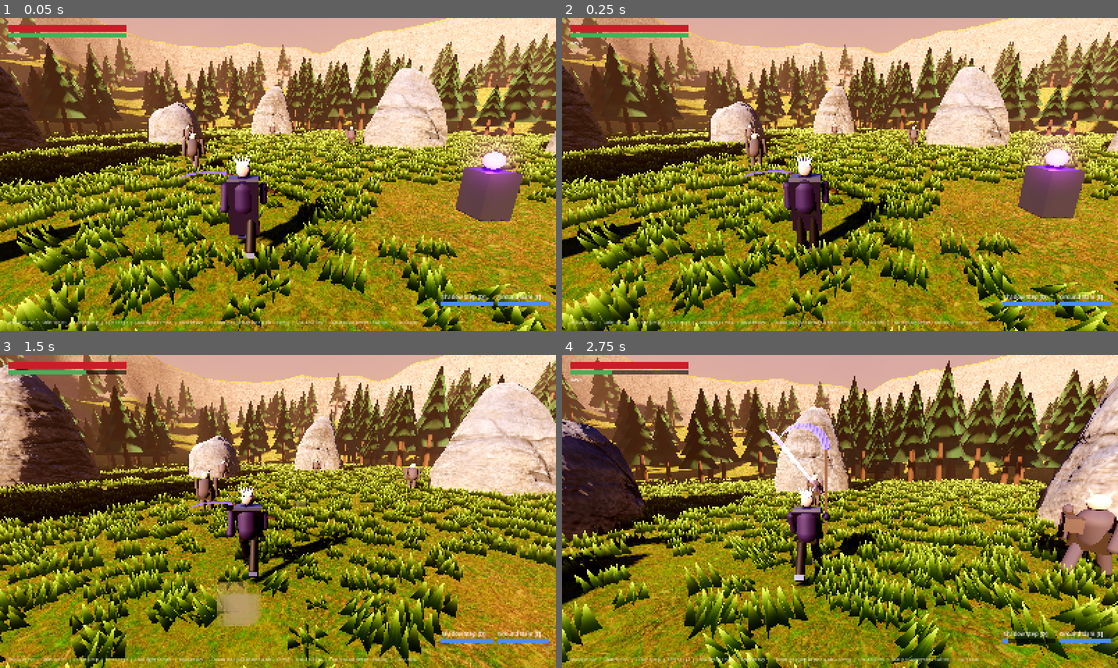
Above: before the commit, frames 1-4 (two rows, left to right).
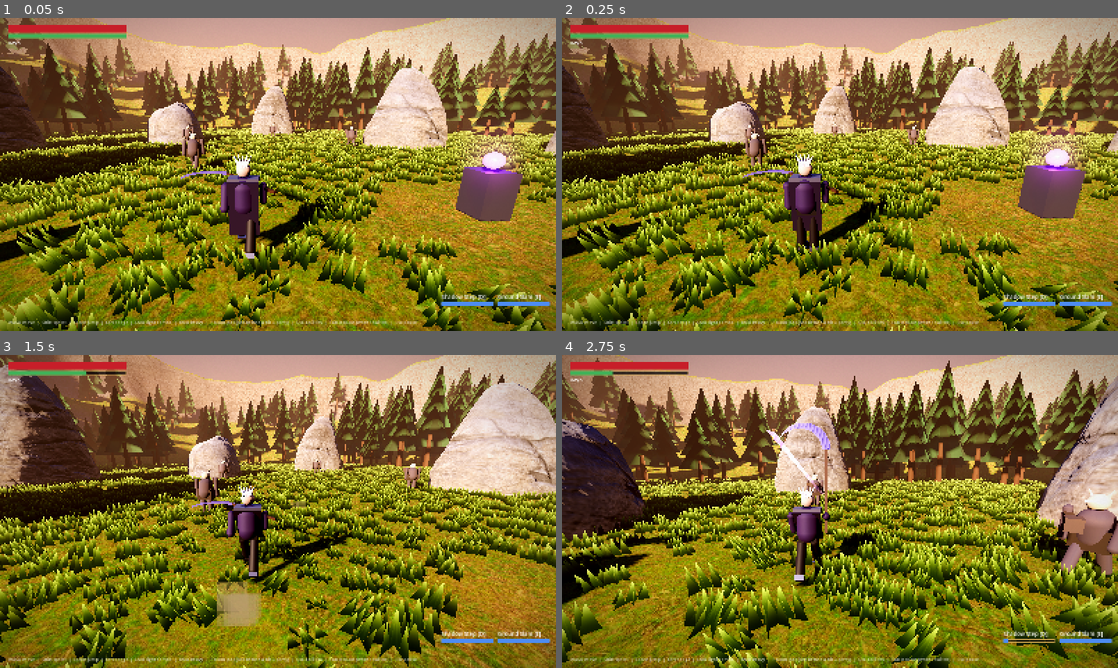
Above: after the commit, the same moments.

Repository: annonyCZ/kayn-darkin-saga
Game: Godot game, scene res://scenes/main/main.tscn
The game is run twice, just before and just after one commit, with the same random seed, the same clock (stepped at 60 frames per second) and the same inputs.
Inputs (mouse positions are in pixels of both pictures, inside the frame that each line leads up to):
- Up to frame 1 (0.05 s): no input
- Up to frame 2 (0.25 s): no input
- Up to frame 3 (1.5 s): move the mouse to (305, 511) at 0.52 s; hold F (block) 0.53-1.28 s; hold W (move_forward) from 0.53 s (still down); click (305, 511) at 0.67 s; tap Space (jump) at 0.77 s; tap Ctrl (dodge) at 0.8, 1.35 s; move the mouse to (250, 511) at 1.27 s; click (250, 511) at 1.42 s
- Up to frame 4 (2.75 s): keep holding W (move_forward); tap Space (jump) at 1.52 s; tap F (block) at 1.55 s; move the mouse to (851, 505) at 2.02 s; tap Q (ability_1) at 2.1 s; click (851, 505) at 2.17 s; tap Ctrl (dodge) at 2.3 s

The runs differ from the first frame. In frame 1, 9.0% of the frame differs, in the area x 0-100%, y 0-100%; in frame 2, 8.9%; in frame 3, 10%; in frame 4, 9.5%.

Commit message:
HUD polish, screen FX, AI character prompt guide, more tests
Co-Authored-By: Claude Sonnet 5.5 <noreply@anthropic.com>
Claude-Session: https://claude.ai/code/session_01Befi17W4bZsv27wCiqxAJW

Diff:
--- /dev/null
+++ b/assets/shaders/screen_fx.gdshader
@@ -0,0 +1,15 @@
+shader_type canvas_item;
+// Cinematic overlay: vignette, film grain, red flash when hurt, pulsing edge when low on health.
+uniform float hurt : hint_range(0.0, 1.0) = 0.0;
+uniform float low_health : hint_range(0.0, 1.0) = 0.0;
+
+void fragment() {
+	vec2 uv = UV - 0.5;
+	float d = dot(uv, uv);
+	float vig = smoothstep(0.12, 0.55, d);
+	float pulse = 0.5 + 0.5 * sin(TIME * 4.0);
+	float edge = vig * (0.35 + hurt * 0.5 + low_health * (0.2 + 0.3 * pulse));
+	float grain = (fract(sin(dot(UV * 1000.0 + TIME, vec2(12.9898, 78.233))) * 43758.5453) - 0.5) * 0.04;
+	vec3 col = mix(vec3(0.0), vec3(0.55, 0.0, 0.02), clamp(hurt + low_health * 0.7, 0.0, 1.0));
+	COLOR = vec4(col + grain, clamp(edge + abs(grain), 0.0, 0.85));
+}
--- a/scripts/ui/hud.gd
+++ b/scripts/ui/hud.gd
@@ -12,6 +12,9 @@
 var _hint: Label
 var _mouse_hint: Label
 var _path_label: Label
+var _fx: ColorRect
+var _hurt: float = 0.0
+var _last_hp: float = 1.0
 var _ability_bars: Dictionary = {}
 var _ability_labels: Dictionary = {}
 
@@ -21,6 +24,14 @@
 	root.set_anchors_preset(Control.PRESET_FULL_RECT)
 	root.mouse_filter = Control.MOUSE_FILTER_IGNORE
 	add_child(root)
+
+	_fx = ColorRect.new()
+	_fx.set_anchors_preset(Control.PRESET_FULL_RECT)
+	_fx.mouse_filter = Control.MOUSE_FILTER_IGNORE
+	var fxm := ShaderMaterial.new()
+	fxm.shader = load("res://assets/shaders/screen_fx.gdshader")
+	_fx.material = fxm
+	root.add_child(_fx)
 
 	var tl := VBoxContainer.new()
 	tl.position = Vector2(24, 20)
@@ -98,8 +109,12 @@
 	b.value = 1.0
 	var fill := StyleBoxFlat.new()
 	fill.bg_color = color
+	fill.set_corner_radius_all(1)
 	var bg := StyleBoxFlat.new()
-	bg.bg_color = Color(0, 0, 0, 0.6)
+	bg.bg_color = Color(0.03, 0.02, 0.02, 0.75)
+	bg.border_color = Color(0.78, 0.62, 0.3, 0.9)     # thin gold frame
+	bg.set_border_width_all(2)
+	bg.set_corner_radius_all(2)
 	b.add_theme_stylebox_override("fill", fill)
 	b.add_theme_stylebox_override("background", bg)
 	return b
@@ -108,7 +123,15 @@
 	if _player == null or not is_instance_valid(_player):
 		_player = get_tree().get_first_node_in_group("player") as Player
 		return
-	_hp.value = _player.health.fraction()
+	var frac := _player.health.fraction()
+	if frac < _last_hp - 0.001:
+		_hurt = 1.0
+	_last_hp = frac
+	_hurt = maxf(0.0, _hurt - get_process_delta_time() * 2.5)
+	var sm := _fx.material as ShaderMaterial
+	sm.set_shader_parameter("hurt", _hurt)
+	sm.set_shader_parameter("low_health", clampf((0.35 - frac) / 0.35, 0.0, 1.0))
+	_hp.value = frac
 	_st.value = _player.stamina / _player.max_stamina
 	_path_label.text = String(_player.profile["name"])
 	for key: String in _ability_bars:
--- a/tests/test_runner.gd
+++ b/tests/test_runner.gd
@@ -326,6 +326,18 @@
 	DirAccess.remove_absolute(ProjectSettings.globalize_path("user://test_save.cfg"))
 	gs.reset_campaign()
 
+	print("== Audio and VFX")
+	for sn in ["swing", "hit", "parry", "block", "slam", "growl", "death", "dodge", "wind", "drone"]:
+		var w := Sfx.get_stream(sn)
+		check(w != null and w.data.size() > 1000, "synthesized sound '%s' has audio data" % sn)
+	var before_fx := get_tree().root.get_child_count()
+	Vfx.spark(Vector3(0, 1, 0))
+	Vfx.shockwave(Vector3.ZERO, 4.0)
+	Vfx.damage_number(Vector3(0, 2, 0), 12.0)
+	check(get_tree().root.get_child_count() == before_fx + 3, "VFX helpers spawn effect nodes")
+	var hud_fx := main.get_node("Hud")._fx as ColorRect
+	check(hud_fx != null and hud_fx.material is ShaderMaterial, "HUD has the screen FX overlay")
+
 	print("== Pause menu")
 	var pm := main.get_node("PauseMenu") as PauseMenu
 	pm.toggle()
Not shown, added: assets/shaders/screen_fx.gdshader.uid
Not shown, changed: CHANGELOG.md
Not shown, added: docs/CHARACTER_AI_PROMPTS.md
Not shown, changed: docs/PROJECT_STATE.md
Not shown, changed: docs/TEST_PLAN.md
